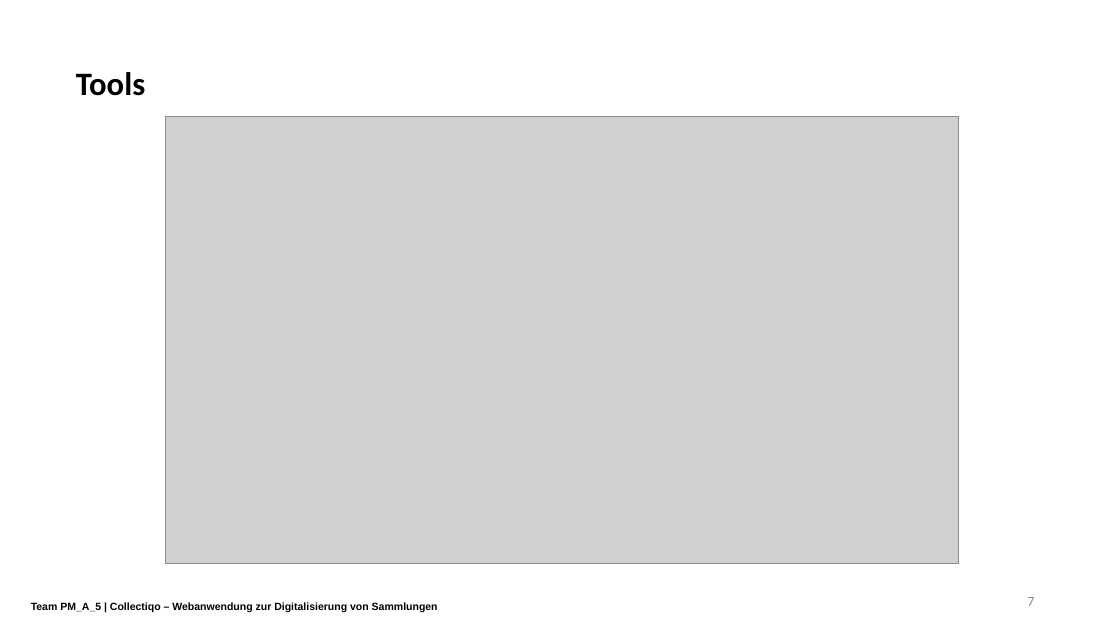
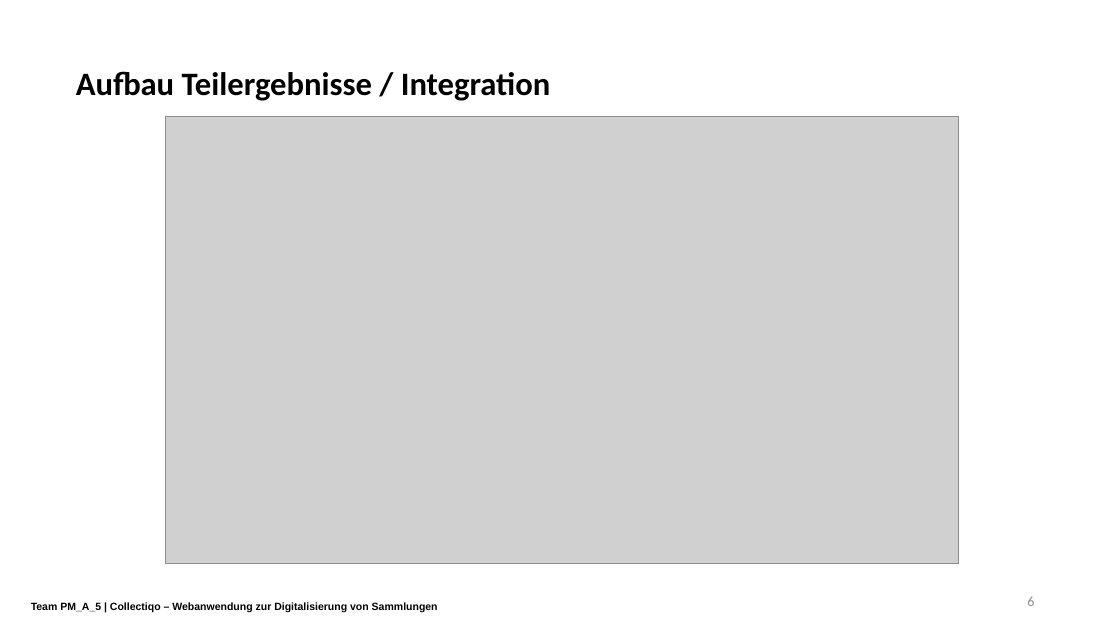
Before and after one commit to LorackDev/collectiqo, a slide deck: slide 6 of documentation/Praesentation.pptx (slide 7 before the commit). Drawn at 1120x630 pixels with LibreOffice and Linux fonts; fonts in the diff are those of the drawing; grey boxes stand for pictures; background and template pictures are left out. Boxes give left, top, right and bottom in pixels: in the first picture for what was removed or moved away, otherwise in the second. Text is boxed around its words. In the diff, an @@ line names an element or a change of style, - is before the commit and + after.

Commit message:
Update

```diff
--- a/documentation/Praesentation.pptx
+++ b/documentation/Praesentation.pptx
@@ text at (76, 71, 551, 101): text changed @@
-Tools
+Aufbau Teilergebnisse / Integration
@@ page number at (1027, 597, 1034, 606): text changed @@
-7
+6
```
Also in this commit, not shown: 3 other slides changed, 2 slides added.
